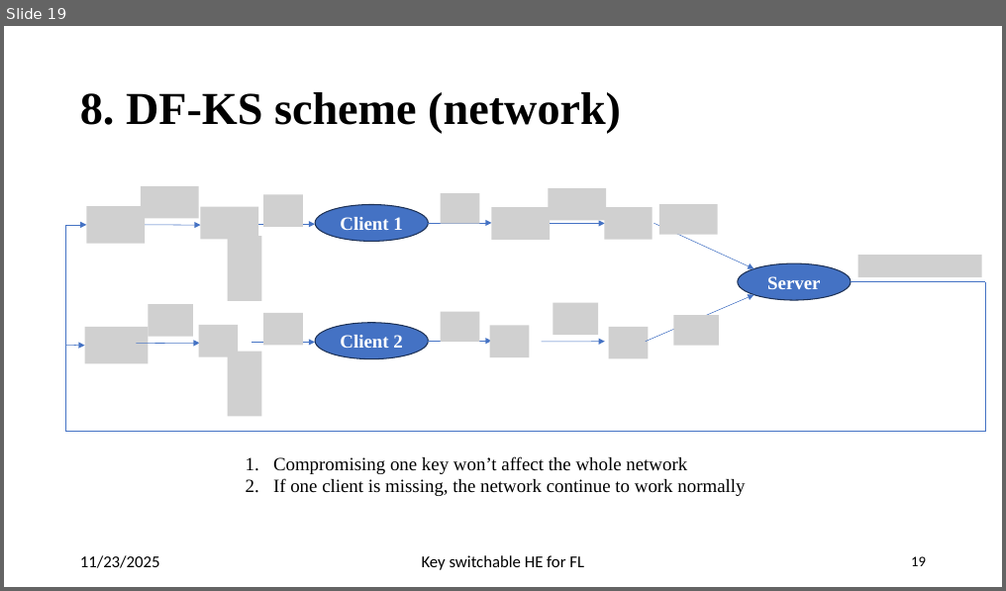
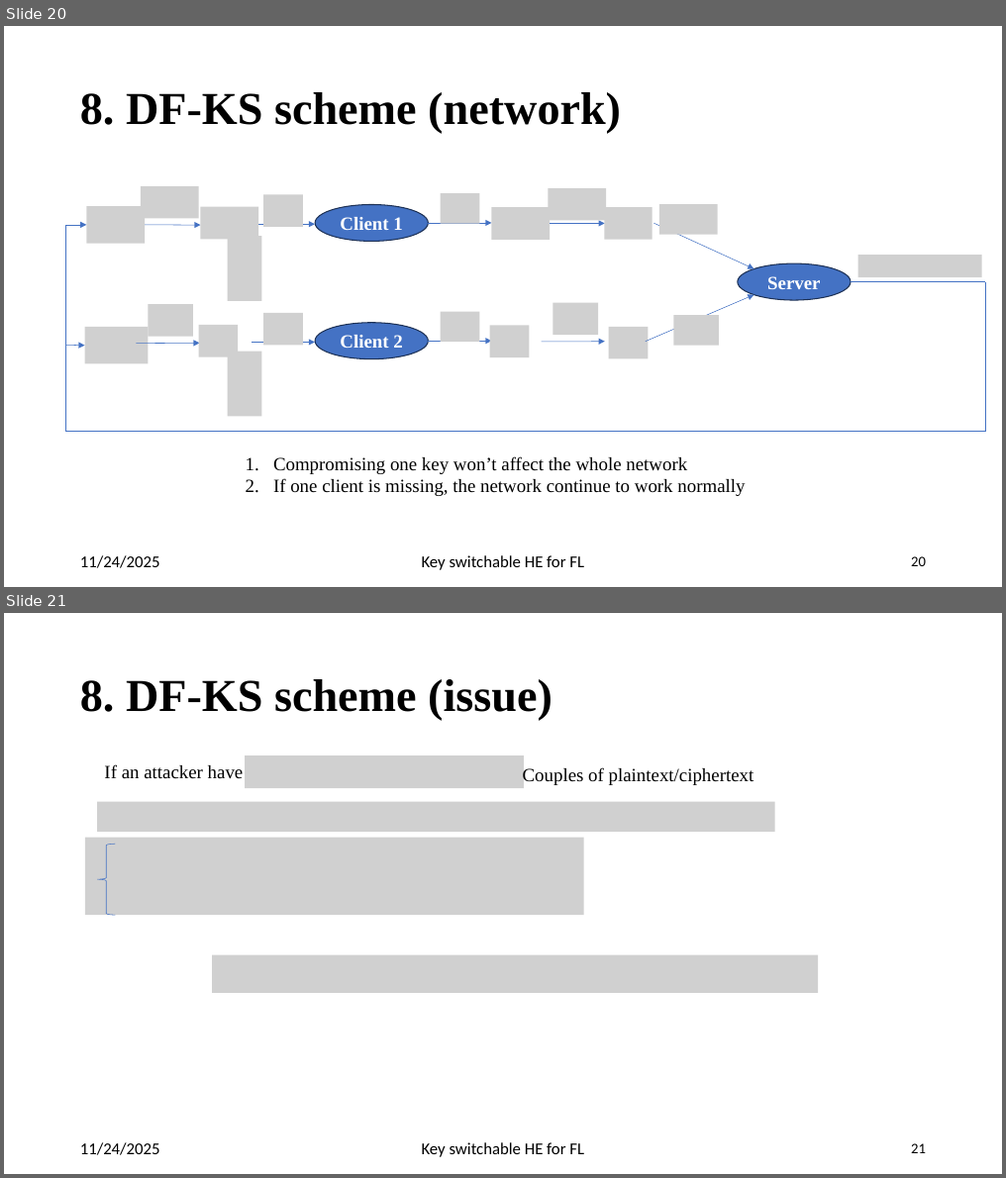
Before and after one commit to pyb0b/master-thesis-report, a slide deck: Final Presentation.pptx. Shown one above the other, each under a label of ours: slide 19 before the commit, slides 20 and 21 after it. The pictures are 1006x591 and 1006x1178 pixels, drawn with LibreOffice and Linux fonts; fonts in the diff are those of the drawing; grey boxes stand for pictures. Boxes give left, top, right and bottom in pixels: in the first picture for what was removed or moved away, otherwise in the second. Text is boxed around its words. In the diff, an @@ line names an element or a change of style, - is before the commit and + after.

```diff
--- a/Final Presentation.pptx
+++ b/Final Presentation.pptx
@@ slide 21 added at <box>4,613,1002,1174</box>, background #FFFFFF @@
@@ title added at <box>80,679,552,721</box>, 44 pt, text #000000, bold @@
+8. DF-KS scheme (issue)
@@ picture added at <box>245,756,525,789</box> @@
@@ text added at <box>104,764,244,779</box>, 18 pt, text #000000 @@
+If an attacker have
@@ text added at <box>523,766,754,785</box>, 18 pt, text #000000 @@
+Couples of plaintext/ciphertext
@@ picture added at <box>97,802,775,832</box> @@
@@ picture added at <box>85,838,583,916</box> @@
@@ left brace added at <box>97,845,115,916</box>, outline #4472C4 0.5 pt @@
@@ picture added at <box>212,956,819,992</box> @@
@@ text added at <box>80,1143,160,1156</box>, 16 pt, text #000000 @@
+11/24/2025
@@ text added at <box>422,1143,584,1157</box>, 16 pt, text #000000 @@
+Key switchable HE for FL
@@ page number added at <box>911,1144,926,1154</box>, 14 pt, text #000000 @@
+21
@@ what was slide 19 is now slide 20 @@
@@ slide 20 changed as well @@
@@ text at <box>80,556,160,569</box>: text changed @@
-11/23/2025
+11/24/2025
@@ page number at <box>911,557,926,567</box>: text changed @@
-19
+20
```
Also in this commit, not shown: 22 other slides changed, 1 other slide added, 1 other file.
